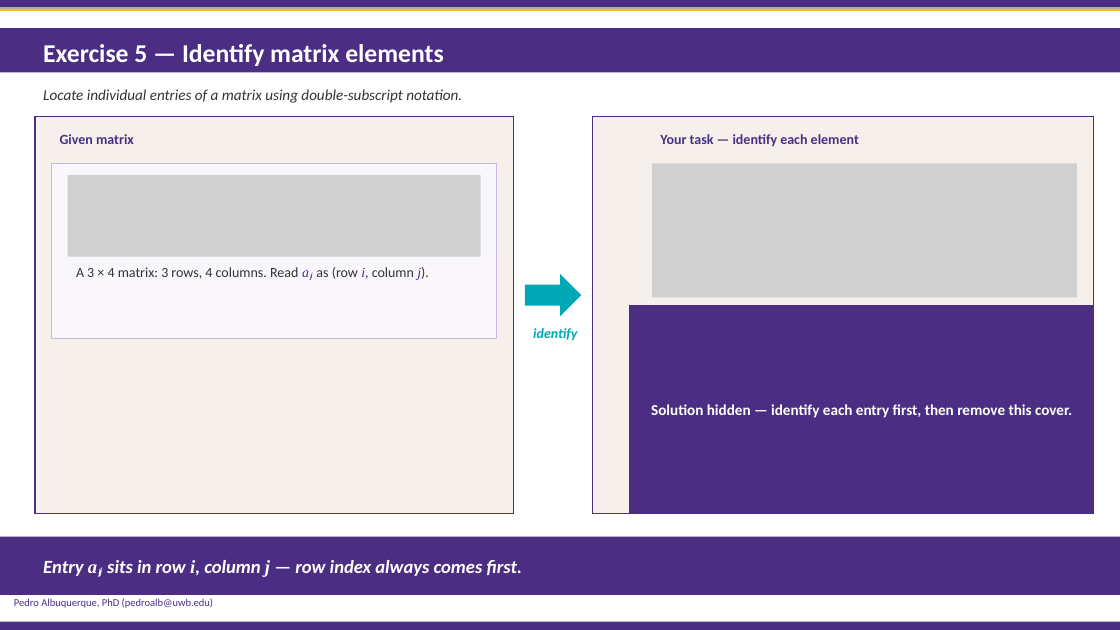
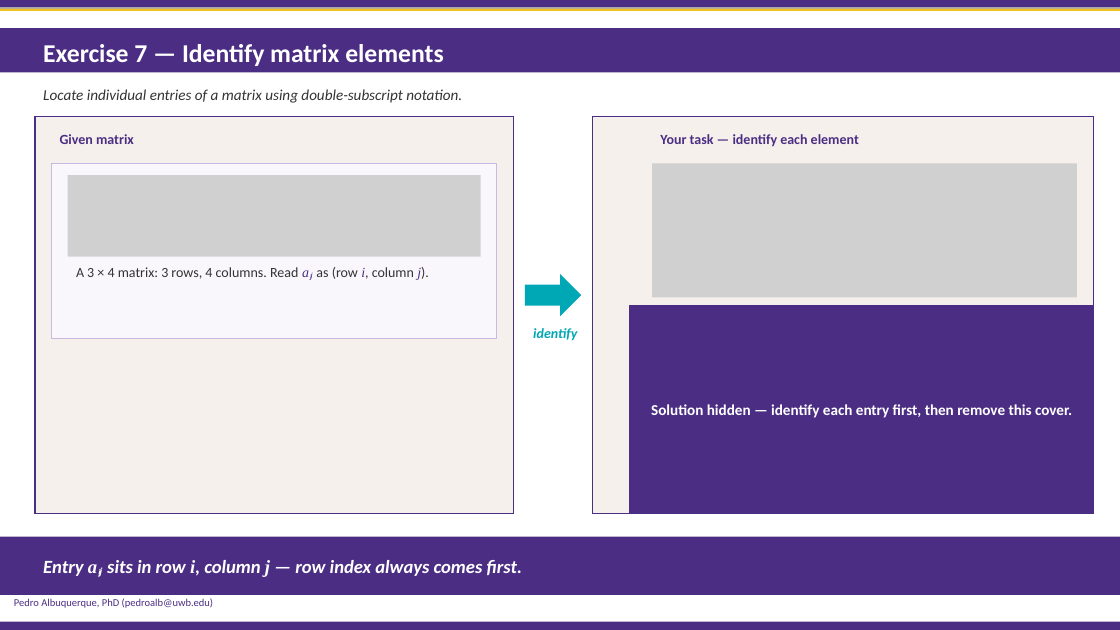
Before and after one commit to PedroBSB/BDATA412, a slide deck: slide 51 of 01 - Advanced Data Visualization.pptx. Drawn at 1120x630 pixels with LibreOffice and Linux fonts; fonts in the diff are those of the drawing; grey boxes stand for pictures; background and template pictures are left out. Boxes give left, top, right and bottom in pixels: in the first picture for what was removed or moved away, otherwise in the second. Text is boxed around its words. In the diff, an @@ line names an element or a change of style, - is before the commit and + after.

```diff
--- a/01 - Advanced Data Visualization.pptx
+++ b/01 - Advanced Data Visualization.pptx
@@ text at (43,44,443,66): text changed @@
-Exercise 5 — Identify matrix elements
+Exercise 7 — Identify matrix elements
```
Also in this commit, not shown: 19 other slides changed.
